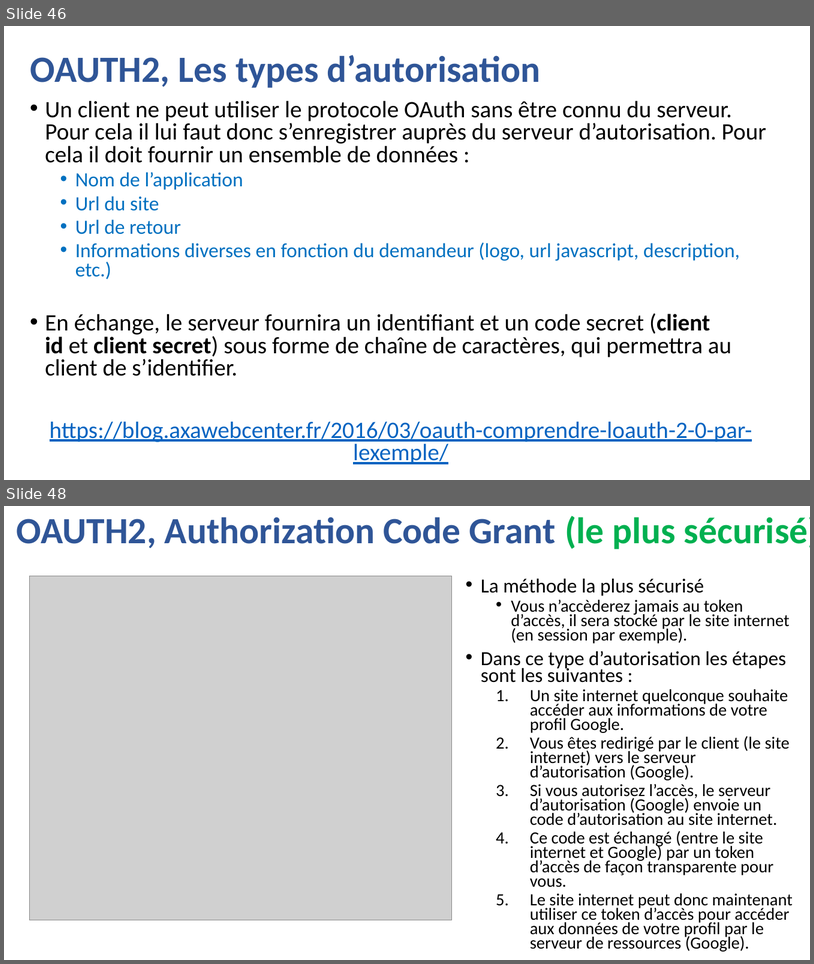
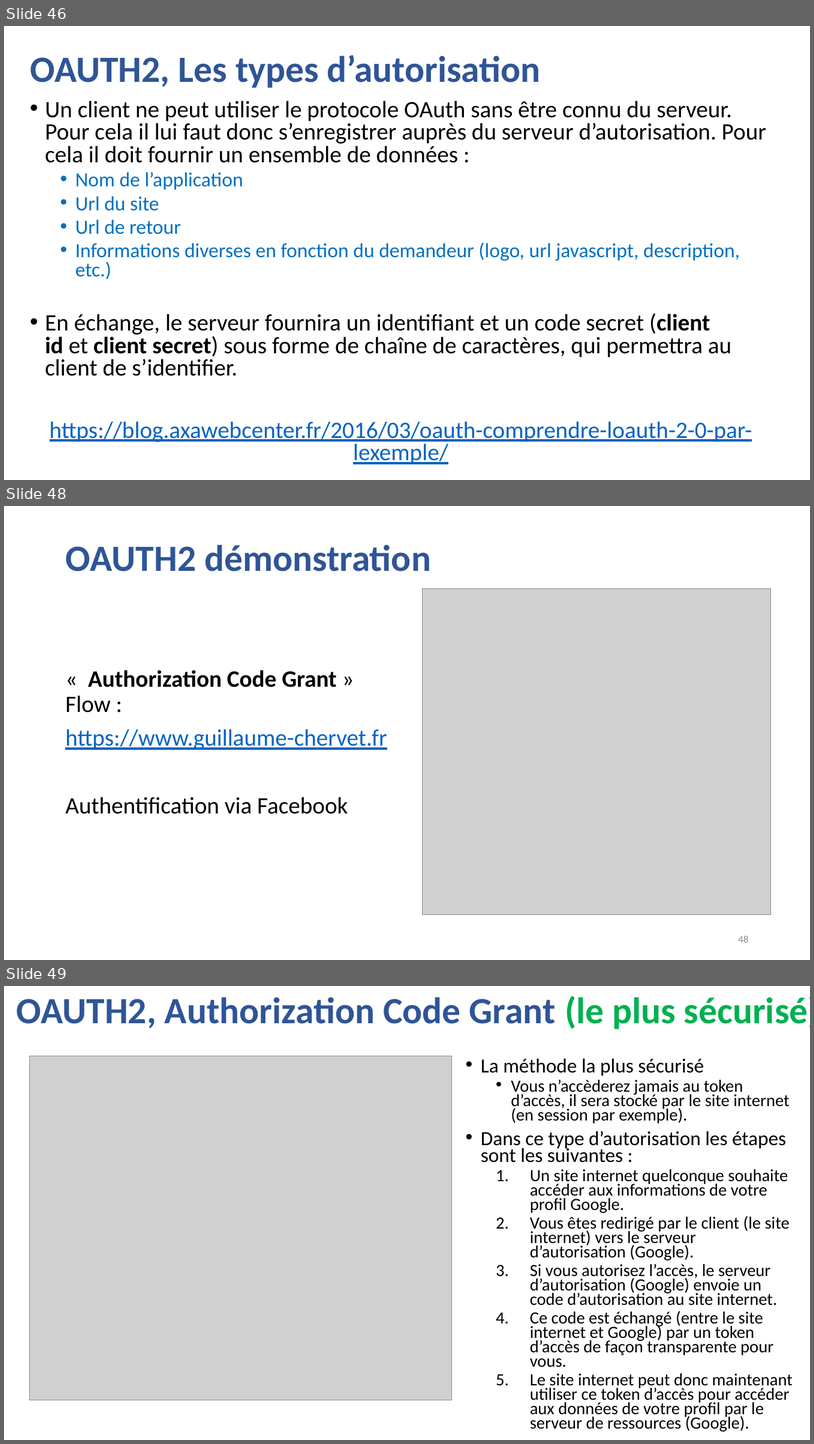
Before and after one commit to guillaumechervet/course.rest, a slide deck: documentations/4 - Web Services partie Securité.pptx. Shown one above the other, each under a label of ours: slides 46 and 48 before the commit, slides 46, 48 and 49 after it; the slides between them are not shown. The pictures are 814x964 and 814x1444 pixels, drawn with LibreOffice and Linux fonts; fonts in the diff are those of the drawing; grey boxes stand for pictures. Boxes give left, top, right and bottom in pixels: in the first picture for what was removed or moved away, otherwise in the second. Text is boxed around its words. In the diff, an @@ line names an element or a change of style, - is before the commit and + after.

```diff
--- a/documentations/4 - Web Services partie Securité.pptx
+++ b/documentations/4 - Web Services partie Securité.pptx
@@ slide 48 added at [4,506,810,960], background #FFFFFF @@
@@ title added at [65,544,431,571], 44 pt, text #2F5597, bold @@
+OAUTH2 démonstration
@@ picture added at [423,589,771,915] @@
@@ text added at [65,670,387,814], 28 pt, text #000000 @@
+« Authorization Code Grant » Flow :
+https://www.guillaume-chervet.fr
+Authentification via Facebook
@@ page number added at [738,935,749,942], 12 pt, text #8C8C8C @@
+48
@@ what was slide 48 is now slide 49 @@
```
Also in this commit, not shown: 2 slides changed, 1 other slide added, 2 other files.
